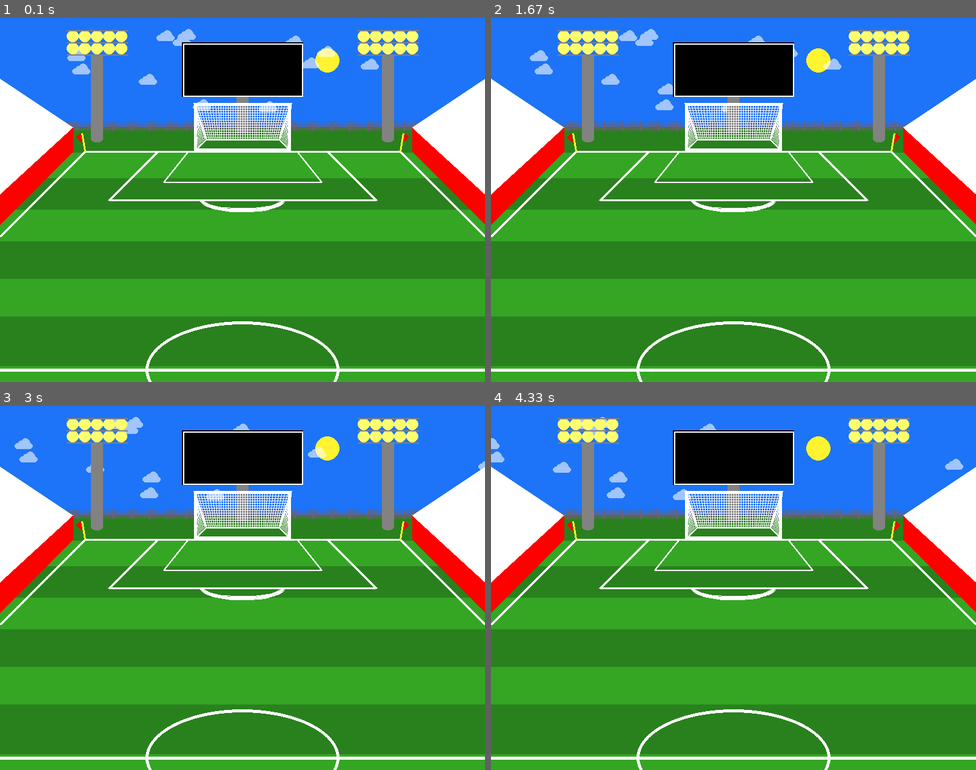
Above: before the commit, frames 1-4 (two rows, left to right).
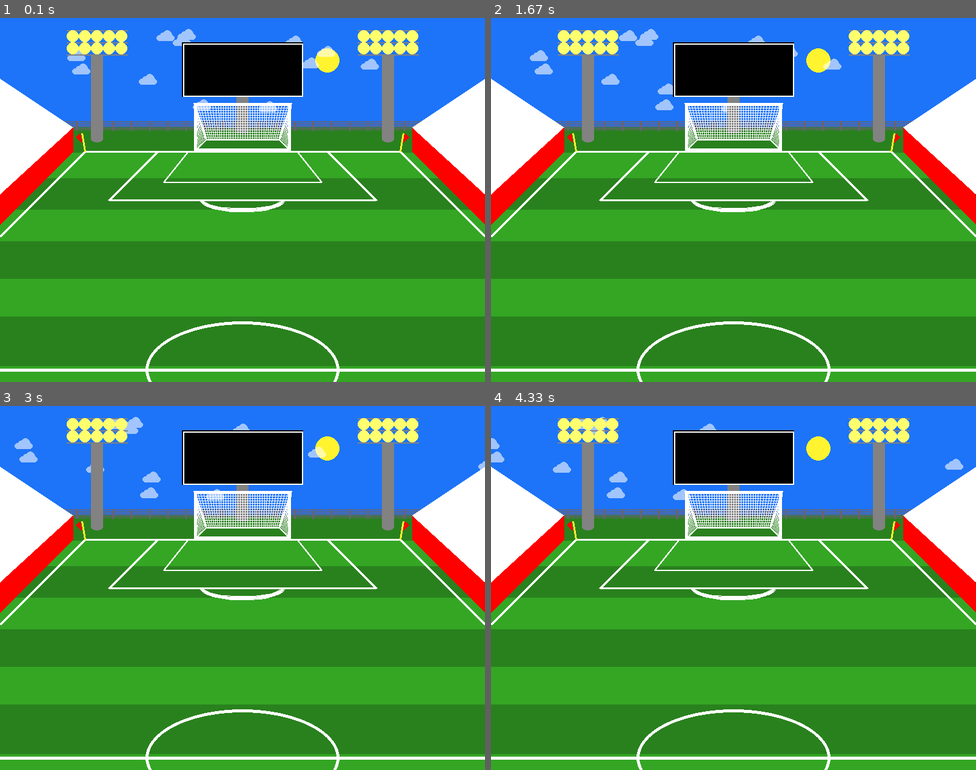
Above: after the commit, the same moments.

Repository: JonathanPena17/CS2520-A6
Game: pygame game, started from Intro to Pygame Graphics/major league soccer animation/graphics_v4.py
Same seed, same stepped clock (60 frames per second), same inputs: the game is played once before the commit and once after it.
Inputs:
- Up to frame 1 (0.1 s): no input
- Up to frame 2 (1.67 s): tap D at 0.33, 0.67 s
- Up to frame 3 (3 s): no input
- Up to frame 4 (4.33 s): no input

The runs differ from the first frame. In frame 1, less than 0.1% of the frame differs, in the area x 14-86%, y 3-7%; in frame 2, less than 0.1%; in frame 3, less than 0.1%; in frame 4, less than 0.1%.

Commit message:
Completed refactor assigment

Diff:
--- a/Intro to Pygame Graphics/major league soccer animation/graphics_v4.py
+++ b/Intro to Pygame Graphics/major league soccer animation/graphics_v4.py
@@ -120,122 +120,141 @@
     #stars
         for s in stars:
             pygame.draw.ellipse(screen, WHITE, s)
-
 ################################################################################################
 
-
-    pygame.draw.rect(screen, field_color, [0, 180, 800 , 420])
-    pygame.draw.rect(screen, stripe_color, [0, 180, 800, 42])
-    pygame.draw.rect(screen, stripe_color, [0, 264, 800, 52])
-    pygame.draw.rect(screen, stripe_color, [0, 368, 800, 62])
-    pygame.draw.rect(screen, stripe_color, [0, 492, 800, 82])
-
-
-    '''fence'''
-    y = 170
-    for x in range(5, 800, 30):
-        pygame.draw.polygon(screen, NIGHT_GRAY, [[x + 2, y], [x + 2, y + 15], [x, y + 15], [x, y]])
-
-    y = 170
-    for x in range(5, 800, 3):
-        pygame.draw.line(screen, NIGHT_GRAY, [x, y], [x, y + 15], 1)
-
-    x = 0
-    for y in range(170, 185, 4):
-        pygame.draw.line(screen, NIGHT_GRAY, [x, y], [x + 800, y], 1)
-
-    if day:
-        pygame.draw.ellipse(screen, BRIGHT_YELLOW, [520, 50, 40, 40])
-    else:
-        pygame.draw.ellipse(screen, WHITE, [520, 50, 40, 40])
-        pygame.draw.ellipse(screen, sky_color, [530, 45, 40, 40])
-
-
-
+    #This is the field class, which draws the grass field and the stripes.
+    class field:
+        def __init__(self, x, y, width, height):
+            self.x = x
+            self.y = y
+            self.width = width
+            self.height = height
+        def draw(self):
+            rect = pygame.Rect(self.x, self.y, self.width, self.height)
+            pygame.draw.rect(screen, field_color,rect)
+            listy = [180,264,368,492]
+            listheight = [42,52,62,82]
+            for i in range(4):
+                pygame.draw.rect(screen, stripe_color, [self.x, listy[i], self.width,listheight[i]])
+    #The input are the dimensions of the field
+    soccerfield =  field(0,180,800,420)
+    soccerfield.draw()
+
+    #This is the fence class, which draws the fence
+    class fence:
+        def __init__(self, x, y):
+            self.x = x
+            self.y = y
+        def draw(self):
+
+            for x in range(5, 800, 30):
+                pygame.draw.polygon(screen, NIGHT_GRAY, [[x + 2, self.y], [x + 2, self.y + 15], [x, self.y + 15], [x, self.y]])
+
+            for x in range(5, 800, 3):
+                pygame.draw.line(screen, NIGHT_GRAY, [x, self.y], [x, self.y + 15], 1)
+
+            for y in range(170, 185, 4):
+                pygame.draw.line(screen, NIGHT_GRAY, [self.x, y], [self.x + 800, y], 1)
+
+            if day:
+                pygame.draw.ellipse(screen, BRIGHT_YELLOW, [520, 50, 40, 40])
+            else:
+                pygame.draw.ellipse(screen, WHITE, [520, 50, 40, 40])
+                pygame.draw.ellipse(screen, sky_color, [530, 45, 40, 40])
+
+    #The inputs the the coordinates of the fence
+    newFence = fence(0,170)
+    newFence.draw()
+
+    #This draws the clouds in the background
     for c in clouds:
         draw_cloud(c[0], c[1])
     screen.blit(SEE_THROUGH, (0, 0))
 
-
-    #out of bounds lines
-    pygame.draw.line(screen, WHITE, [0, 580], [800, 580], 5)
-    #left
-    pygame.draw.line(screen, WHITE, [0, 360], [140, 220], 5)
-    pygame.draw.line(screen, WHITE, [140, 220], [660, 220], 3)
-    #right
-    pygame.draw.line(screen, WHITE, [660, 220], [800, 360], 5)
-
-    #safety circle
-    pygame.draw.ellipse(screen, WHITE, [240, 500, 320, 160], 5)
-
-    #18 yard line goal box
-    pygame.draw.line(screen, WHITE, [260, 220], [180, 300], 5)
-    pygame.draw.line(screen, WHITE, [180, 300], [620, 300], 3)
-    pygame.draw.line(screen, WHITE, [620, 300], [540, 220], 5)
-
-    #arc at the top of the goal box
-    pygame.draw.arc(screen, WHITE, [330, 280, 140, 40], math.pi, 2 * math.pi, 5)
-
-    #score board pole
-    pygame.draw.rect(screen, GRAY, [390, 120, 20, 70])
-
-    #score board
-    pygame.draw.rect(screen, BLACK, [300, 40, 200, 90])
-    pygame.draw.rect(screen, WHITE, [302, 42, 198, 88], 2)
-
-
-    #goal
+    #draw_lines function is used to draw lines
+    def draw_lines(start_pos, end_pos, width):
+        pygame.draw.line(screen, WHITE, start_pos, end_pos, width)
+
+    #drawing out of bounds lines
+    draw_lines([0, 580], [800, 580], 5)
+    draw_lines([0, 360], [140, 220], 5)
+    draw_lines([140, 220], [660, 220], 3)
+    draw_lines([660, 220], [800, 360], 5)
+    #drawing 18 yard line goal box
+    draw_lines([260, 220], [180, 300], 5)
+    draw_lines([180, 300], [620, 300], 3)
+    draw_lines([620, 300], [540, 220], 5)
+    #drawing 6yard line goal box
+    draw_lines([310, 220], [270, 270], 3)
+    draw_lines([270, 270], [530, 270], 2)
+    draw_lines([530, 270], [490, 220], 3)
+
+    # This function draws the safety circle in the center of the field
+    def draw_safetyCircle(rect, width):
+        pygame.draw.ellipse(screen, WHITE, rect , width)
+
+    #Input the desired size the thickness of the safety circle
+    draw_safetyCircle([240, 500, 320, 160], 5)
+
+    #This function draws the arc at the top of the goal box
+    def draw_semicircle (x, y, width, height, thickness):
+        pygame.draw.arc(screen, WHITE, [x, y, width, height], math.pi, 2 * math.pi, thickness)
+
+    #Input the desired size of the semi-circle and its thickness
+    draw_semicircle(330, 280, 140, 40,5)
+
+    #This is the scoreBoard Class, which is responsible for drawing the score board
+    class scoreBoard:
+        def __init__(self,x,y,width,height):
+            self.x = x
+            self.y = y
+            self.width = width
+            self.height = height
+        # draw score board
+        def draw(self):
+            pygame.draw.rect(screen, GRAY, [self.x + 88,self.y + 78,20,70])
+            pygame.draw.rect(screen, BLACK, [self.x - 2,self.y - 2,self.width + 2,self.height +2])
+            pygame.draw.rect(screen, WHITE, [self.x,self.y,self.width,self.height], 2)
+
+    #input the desired dimensions and location for the scoreboard
+    scoreBoard1 = scoreBoard(302, 42, 198, 88)
+    scoreBoard1.draw()
+
+    #drawing the goal box
     pygame.draw.rect(screen, WHITE, [320, 140, 160, 80], 5)
-    pygame.draw.line(screen, WHITE, [340, 200], [460, 200], 3)
-    pygame.draw.line(screen, WHITE, [320, 220], [340, 200], 3)
-    pygame.draw.line(screen, WHITE, [480, 220], [460, 200], 3)
-    pygame.draw.line(screen, WHITE, [320, 140], [340, 200], 3)
-    pygame.draw.line(screen, WHITE, [480, 140], [460, 200], 3)
-
-    #6 yard line goal box
-    pygame.draw.line(screen, WHITE, [310, 220], [270, 270], 3)
-    pygame.draw.line(screen, WHITE, [270, 270], [530, 270], 2)
-    pygame.draw.line(screen, WHITE, [530, 270], [490, 220], 3)
-
-    #light pole 1
-    pygame.draw.rect(screen, GRAY, [150, 60, 20, 140])
-    pygame.draw.ellipse(screen, GRAY, [150, 195, 20, 10])
-
-    #lights
-    pygame.draw.line(screen, GRAY, [110, 60], [210, 60], 2)
-    pygame.draw.ellipse(screen, light_color, [110, 40, 20, 20])
-    pygame.draw.ellipse(screen, light_color, [130, 40, 20, 20])
-    pygame.draw.ellipse(screen, light_color, [150, 40, 20, 20])
-    pygame.draw.ellipse(screen, light_color, [170, 40, 20, 20])
-    pygame.draw.ellipse(screen, light_color, [190, 40, 20, 20])
-    pygame.draw.line(screen, GRAY, [110, 40], [210, 40], 2)
-    pygame.draw.ellipse(screen, light_color, [110, 20, 20, 20])
-    pygame.draw.ellipse(screen, light_color, [130, 20, 20, 20])
-    pygame.draw.ellipse(screen, light_color, [150, 20, 20, 20])
-    pygame.draw.ellipse(screen, light_color, [170, 20, 20, 20])
-    pygame.draw.ellipse(screen, light_color, [190, 20, 20, 20])
-    pygame.draw.line(screen, GRAY, [110, 20], [210, 20], 2)
-
-    #light pole 2
-    pygame.draw.rect(screen, GRAY, [630, 60, 20, 140])
-    pygame.draw.ellipse(screen, GRAY, [630, 195, 20, 10])
-
-    #lights
-
-
-    pygame.draw.line(screen, GRAY, [590, 60], [690, 60], 2)
-    pygame.draw.ellipse(screen, light_color, [590, 40, 20, 20])
-    pygame.draw.ellipse(screen, light_color, [610, 40, 20, 20])
-    pygame.draw.ellipse(screen, light_color, [630, 40, 20, 20])
-    pygame.draw.ellipse(screen, light_color, [650, 40, 20, 20])
-    pygame.draw.ellipse(screen, light_color, [670, 40, 20, 20])
-    pygame.draw.line(screen, GRAY, [590, 40], [690, 40], 2)
-    pygame.draw.ellipse(screen, light_color, [590, 20, 20, 20])
-    pygame.draw.ellipse(screen, light_color, [610, 20, 20, 20])
-    pygame.draw.ellipse(screen, light_color, [630, 20, 20, 20])
-    pygame.draw.ellipse(screen, light_color, [650, 20, 20, 20])
-    pygame.draw.ellipse(screen, light_color, [670, 20, 20, 20])
-    pygame.draw.line(screen, GRAY, [590, 20], [690, 20], 2)
+    draw_lines([340, 200], [460, 200], 3)
+    draw_lines([320, 220], [340, 200], 3)
+    draw_lines([480, 220], [460, 200], 3)
+    draw_lines([320, 140], [340, 200], 3)
+    draw_lines([480, 140], [460, 200], 3)
+
+    #This is the lightpole class, which is responsible for drawing the lightpoles
+    class lightPole:
+        def __init__(self,x,y):
+            self.x = x
+            self.y = y
+
+        def draw(self):
+            # Draw pole
+            pygame.draw.rect(screen, GRAY, [self.x, self.y, 20, 140])
+            pygame.draw.ellipse(screen, GRAY, [self.x, self.y + 135, 20, 10])
+
+            list = [-40,-20,0,20,40]
+            list2 = [0,20,40]
+
+            # Draw lights
+            for i in range(3):
+                  pygame.draw.line(screen, GRAY, [self.x - 40, self.y - list2[i]], [self.x + 60, self.y-list2[i]], 2)
+                  for j in range(5):
+                    pygame.draw.ellipse(screen, light_color, [self.x + list[j], 20, 20, 20])
+                    pygame.draw.ellipse(screen, light_color, [self.x + list[j], 40, 20, 20])
+
+    #input the desired coordintates for the light poles
+    pole1 = lightPole(150, 60)
+    pole1.draw()
+
+    pole2 = lightPole(630,60)
+    pole2.draw()
 ################################################################################################
     #net
     pygame.draw.line(screen, WHITE, [325, 140], [341, 200], 1)
